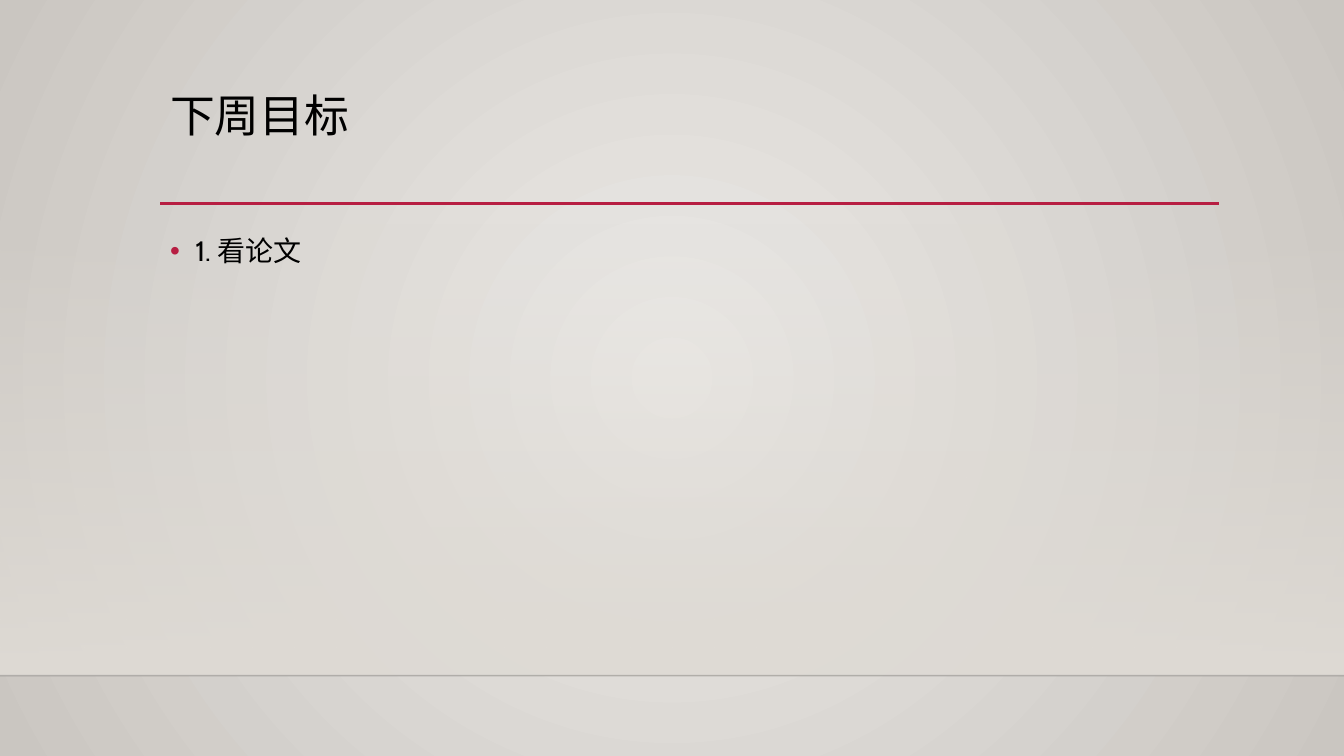
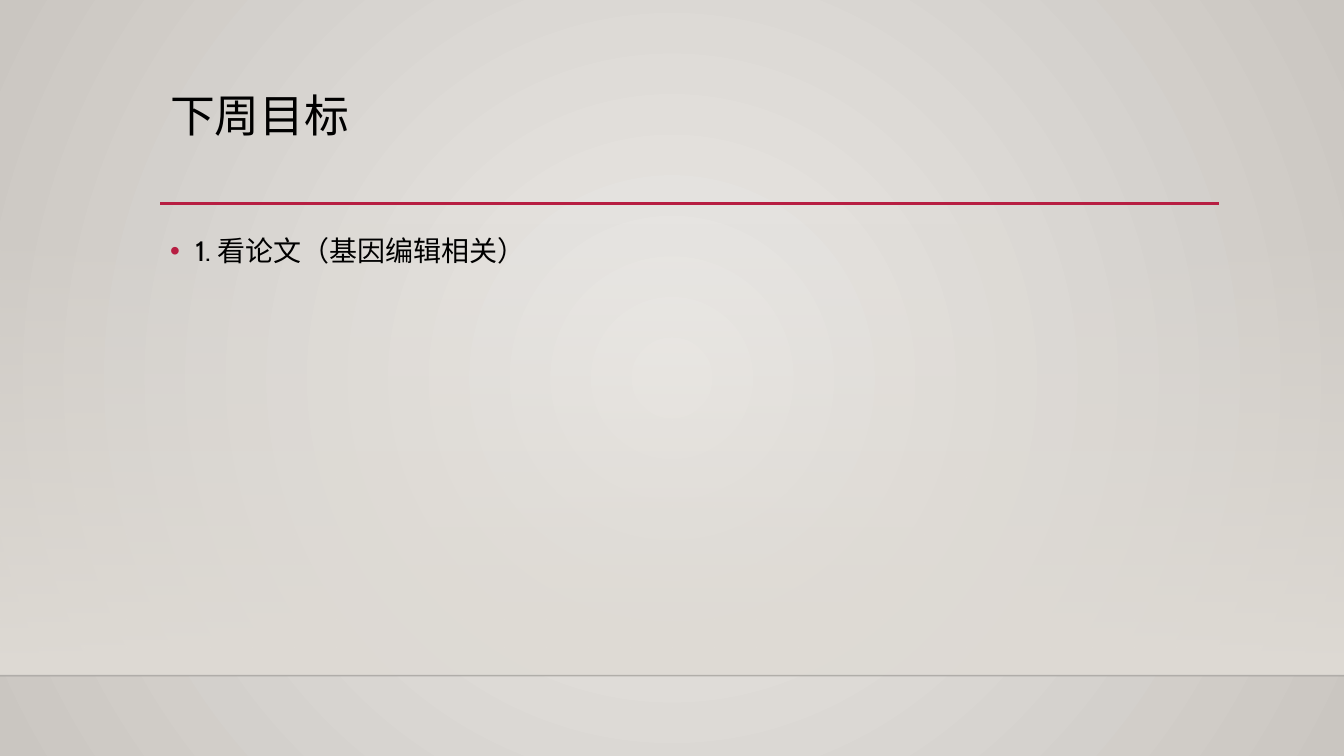
Before and after one commit to AndroidBirdBoom/pythonlearning, a slide deck: slide 5 of ppt/学习总结-20221120.pptx (slide 3 before the commit). Drawn at 1344x756 pixels with LibreOffice and Linux fonts; fonts in the diff are those of the drawing; background and template pictures are left out. Boxes give left, top, right and bottom in pixels: in the first picture for what was removed or moved away, otherwise in the second. Text is boxed around its words. In the diff, an @@ line names an element or a change of style, - is before the commit and + after.

```diff
--- a/ppt/学习总结-20221120.pptx
+++ b/ppt/学习总结-20221120.pptx
@@ text at [195, 237, 525, 264]: text changed @@
-• 1. 看论文
+• 1. 看论文（基因编辑相关）
```
Also in this commit, not shown: 2 other slides changed, 2 slides added, 8 other files.
